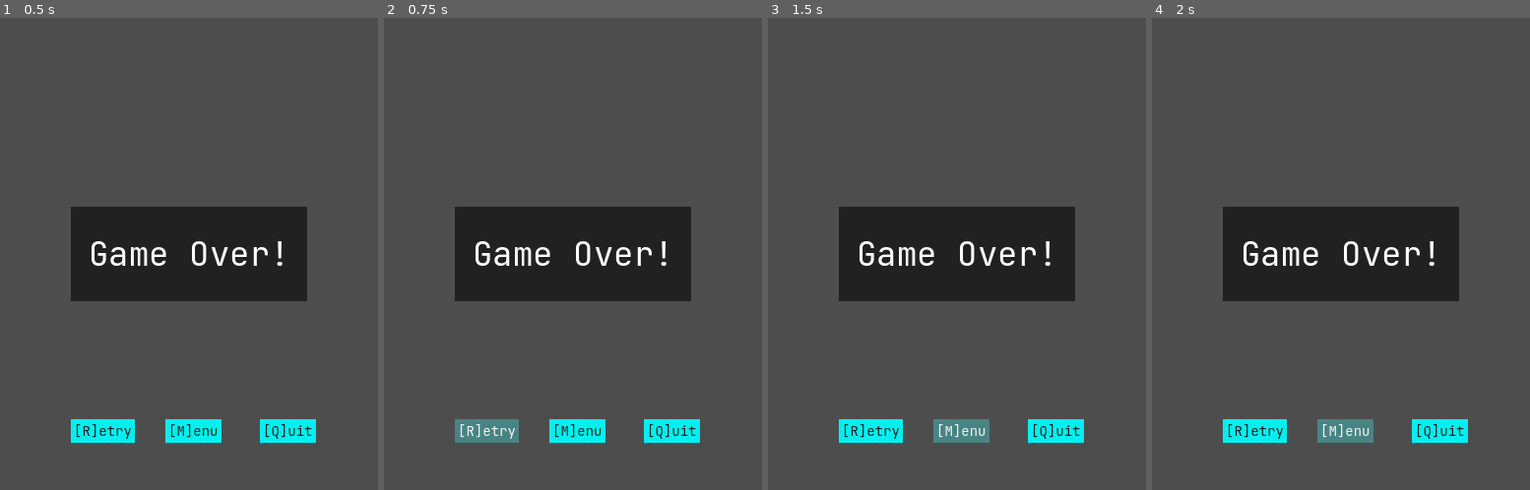
Above: before the commit, frames 1-4 (left to right).
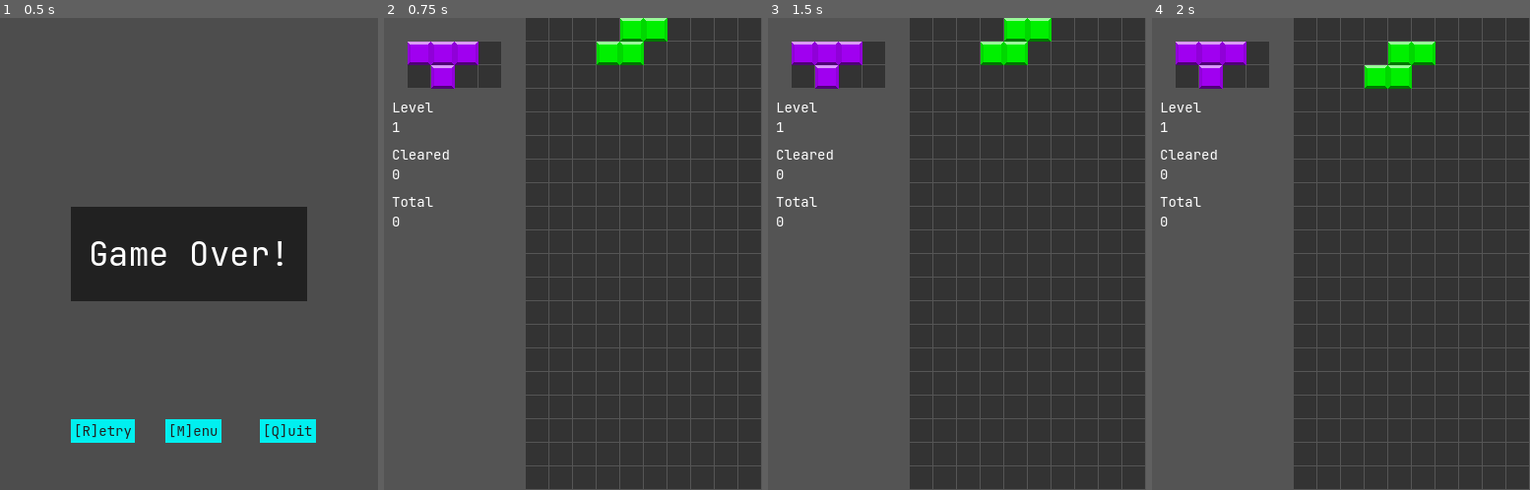
Above: after the commit, the same moments.

Repository: clone-tris/godotris
Game: Godot game, scene res://src/screens/over/Over.tscn
The game is run twice, just before and just after one commit, with the same random seed, the same clock (stepped at 60 frames per second) and the same inputs. This scene is started directly instead of the project's main scene.
Inputs (mouse positions are in pixels of both pictures, inside the frame that each line leads up to):
- Up to frame 1 (0.5 s): no input
- Up to frame 2 (0.75 s): click "[R]etry" at 0.5 s
- Up to frame 3 (1.5 s): click (960, 433) at 1.25 s, where only the run before the commit has a clickable "[M]enu"
- Up to frame 4 (2 s): no input

Frame 1 is identical in both runs. In frame 2, 58% of the frame differs, in the area x 2-100%, y 0-100%; in frame 3, 58%; in frame 4, 58%.

Commit message:
quit or restart from over

Diff:
--- a/src/screens/over/Over.gd
+++ b/src/screens/over/Over.gd
@@ -1,4 +1,10 @@
 extends Control
 
 func _on_retry_button_pressed() -> void:
-	print("hi")
+  get_tree().change_scene_to_file("res://src/screens/game/Game.tscn")
+
+func _on_menu_button_pressed() -> void:
+  print("go menu")
+
+func _on_quit_button_pressed() -> void:
+  get_tree().quit()
--- a/src/screens/over/Over.tscn
+++ b/src/screens/over/Over.tscn
@@ -64,3 +64,5 @@
 text = "[Q]uit"
 
 [connection signal="pressed" from="retryButton" to="." method="_on_retry_button_pressed"]
+[connection signal="pressed" from="menuButton" to="." method="_on_menu_button_pressed"]
+[connection signal="pressed" from="quitButton" to="." method="_on_quit_button_pressed"]
